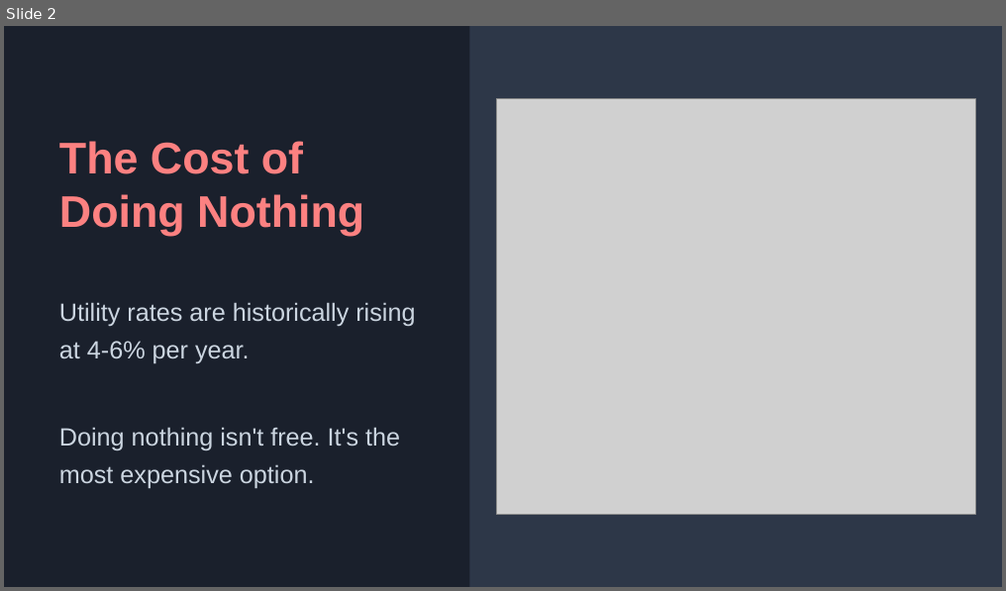
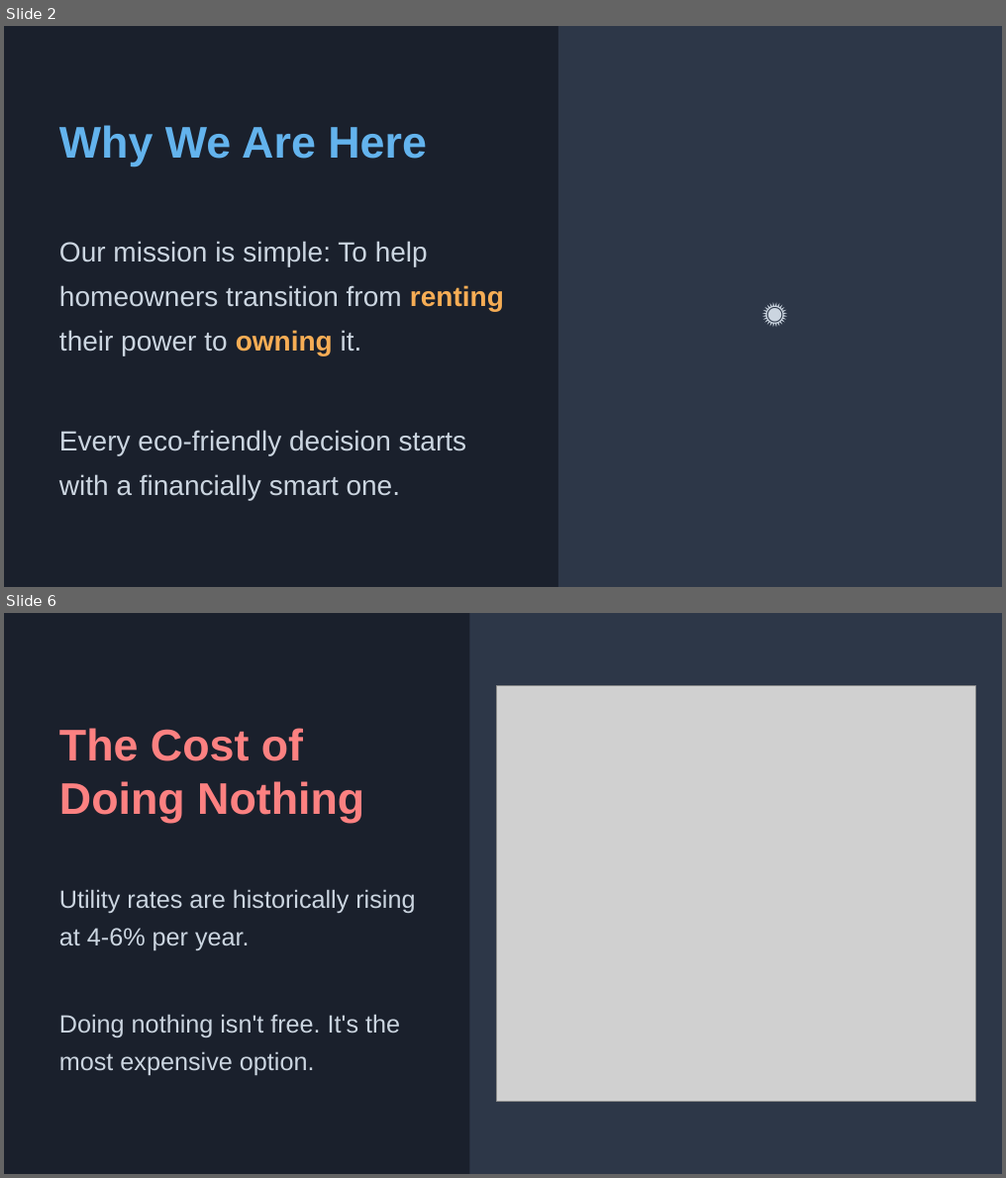
Before and after one commit to ralas90-art/solar-trainer, a slide deck: frontend/public/downloads/In_Home_Presentation.pptx. Shown one above the other, each under a label of ours: slide 2 before the commit, slides 2 and 6 after it; the slides between them are not shown. The pictures are 1006x591 and 1006x1178 pixels, drawn with LibreOffice and Linux fonts; fonts in the diff are those of the drawing; grey boxes stand for pictures. Boxes give left, top, right and bottom in pixels: in the first picture for what was removed or moved away, otherwise in the second. Text is boxed around its words. In the diff, an @@ line names an element or a change of style, - is before the commit and + after.

```diff
--- a/frontend/public/downloads/In_Home_Presentation.pptx
+++ b/frontend/public/downloads/In_Home_Presentation.pptx
@@ slide 2 added at bbox=[4, 26, 1002, 587], background #1A202C @@
@@ rectangle added at bbox=[558, 26, 1002, 586], fill #2D3748 @@
@@ text added at bbox=[59, 125, 427, 167], 32 pt, text #63B3ED, bold @@
+Why We Are Here
@@ text added at bbox=[59, 241, 504, 356], 20 pt, text #CBD5E0 @@
+Our mission is simple: To help homeowners transition from renting their power to owning it.
@@ text added at bbox=[760, 284, 799, 328], 20 pt, text #CBD5E0 @@
+☀️
@@ text added at bbox=[59, 430, 467, 500], 20 pt, text #CBD5E0 @@
+Every eco-friendly decision starts with a financially smart one.
@@ what was slide 2 is now slide 6 @@
```
Also in this commit, not shown: 7 other slides added, 2 slides removed, 18 other files.
